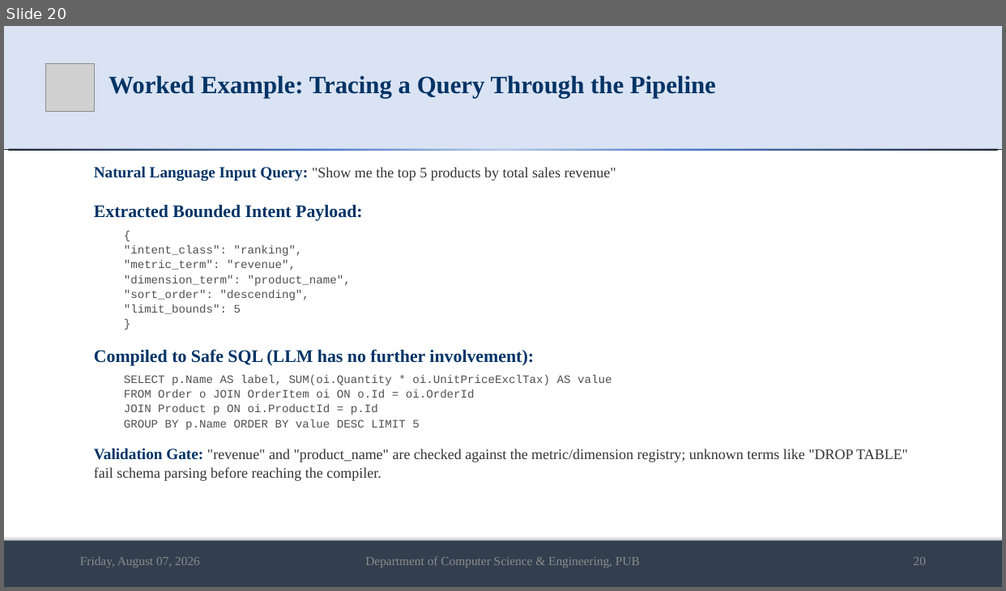
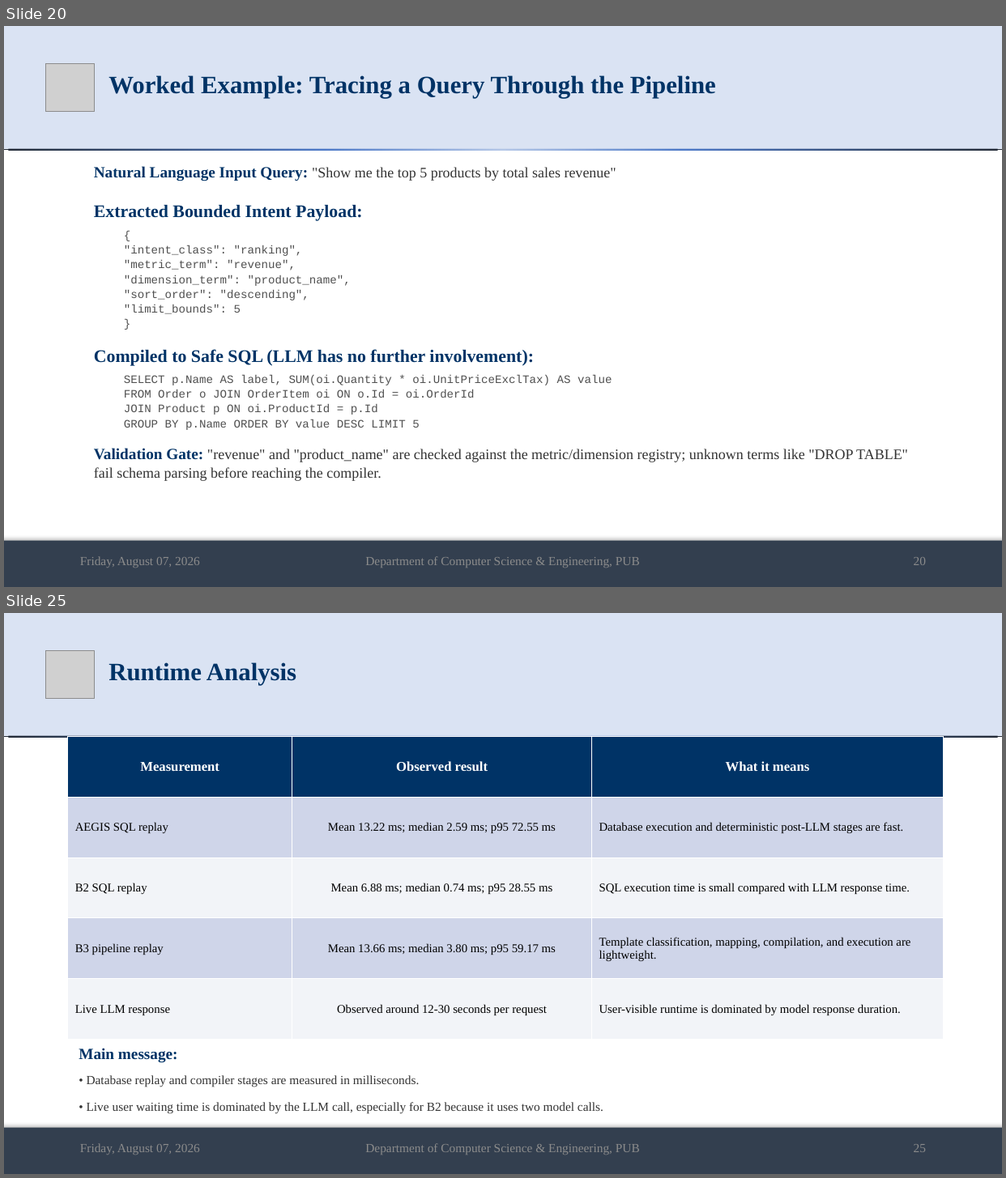
Before and after one commit to md-riaz/AEGIS-Research, a slide deck: docs/scripts/Md_Riaz_Mid_Defense_Final_0322310105101024.pptx. Shown one above the other, each under a label of ours: slide 20 before the commit, slides 20 and 25 after it; the slides between them are not shown. The pictures are 1006x591 and 1006x1178 pixels, drawn with LibreOffice and Linux fonts; fonts in the diff are those of the drawing; grey boxes stand for pictures. Boxes give left, top, right and bottom in pixels: in the first picture for what was removed or moved away, otherwise in the second. Text is boxed around its words. In the diff, an @@ line names an element or a change of style, - is before the commit and + after.

Commit message:
Align mid defense metrics with thesis results

```diff
--- a/docs/scripts/Md_Riaz_Mid_Defense_Final_0322310105101024.pptx
+++ b/docs/scripts/Md_Riaz_Mid_Defense_Final_0322310105101024.pptx
@@ slide 25 added at bbox=[4, 613, 1002, 1174], background #FFFFFF @@
@@ rectangle added at bbox=[4, 613, 1002, 736], fill #DAE3F3 @@
@@ picture added at bbox=[46, 650, 95, 698] @@
@@ title added at bbox=[108, 662, 296, 685], 24 pt, text #003366, bold @@
+Runtime Analysis
@@ rectangle added at bbox=[4, 736, 1002, 737], fill gradient #B4C7E7 to #4D79C7 to #222A35 @@
@@ table added at bbox=[68, 736, 944, 1040], 5 rows, 3 columns @@
+Measurement | Observed result | What it means
+AEGIS SQL replay | Mean 13.22 ms; median 2.59 ms; p95 72.55 ms | Database execution and deterministic post-LLM stages are fast.
+B2 SQL replay | Mean 6.88 ms; median 0.74 ms; p95 28.55 ms | SQL execution time is small compared with LLM response time.
+B3 pipeline replay | Mean 13.66 ms; median 3.80 ms; p95 59.17 ms | Template classification, mapping, compilation, and execution are lightweight.
+Live LLM response | Observed around 12-30 seconds per request | User-visible runtime is dominated by model response duration.
@@ text added at bbox=[79, 1048, 603, 1114], 12 pt, text #333333 @@
+Main message:
+• Database replay and compiler stages are measured in milliseconds.
+• Live user waiting time is dominated by the LLM call, especially for B2 because it uses two model calls.
@@ rectangle added at bbox=[4, 1128, 1002, 1174], fill #333F50 @@
@@ text added at bbox=[80, 1144, 200, 1155], 12 pt, text #8C8C8C @@
+Friday, August 07, 2026
@@ text added at bbox=[365, 1144, 640, 1155], 12 pt, text #8C8C8C @@
+Department of Computer Science & Engineering, PUB
@@ text added at bbox=[914, 1144, 926, 1152], 12 pt, text #8C8C8C @@
+25
```
Also in this commit, not shown: 11 slides changed, 1 other slide added, 2 other files.
